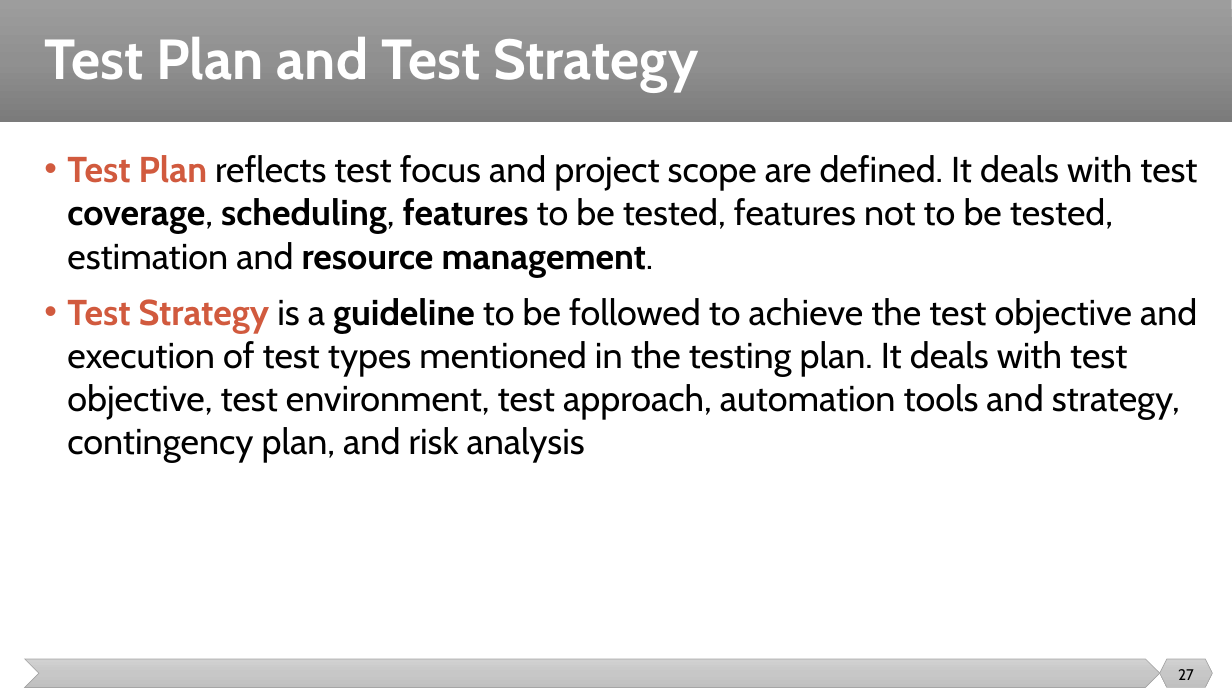
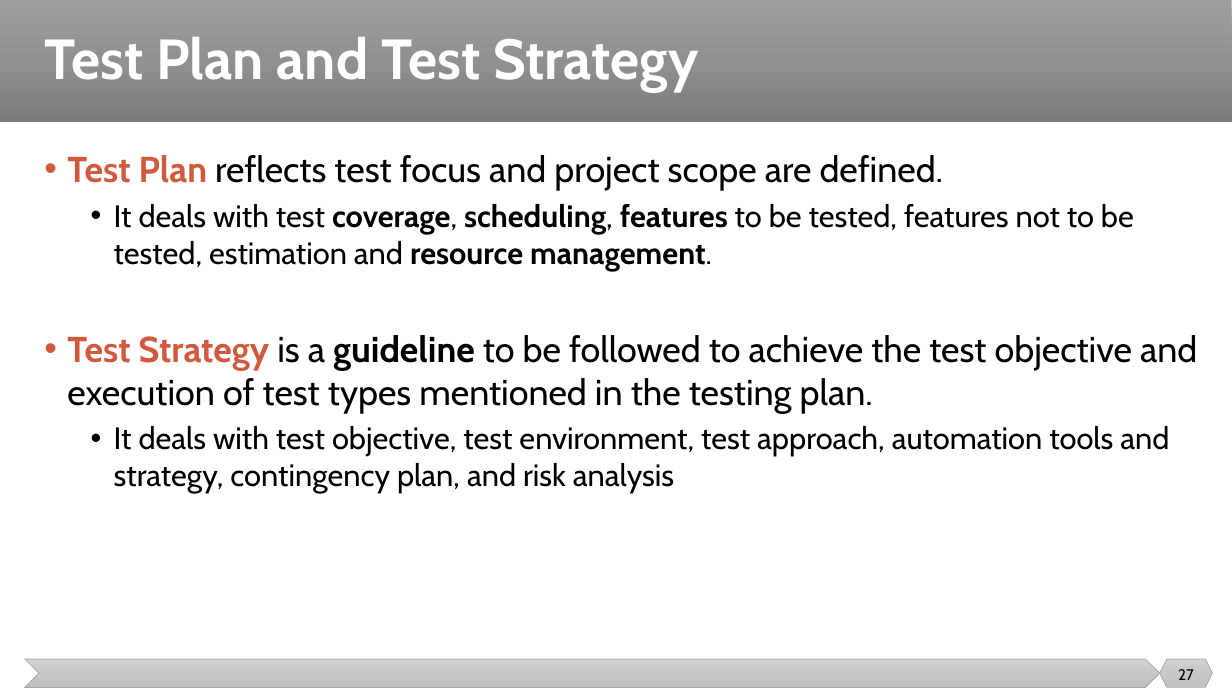
Before and after one commit to malenezi/malenezi, a slide deck: slide 27 of SE401/Lectures/5-Test Management/Test Management.pptx. Drawn at 1232x693 pixels with LibreOffice and Linux fonts; fonts in the diff are those of the drawing. Boxes give left, top, right and bottom in pixels: in the first picture for what was removed or moved away, otherwise in the second. Text is boxed around its words. In the diff, an @@ line names an element or a change of style, - is before the commit and + after.

Commit message:
man

```diff
--- a/SE401/Lectures/5-Test Management/Test Management.pptx
+++ b/SE401/Lectures/5-Test Management/Test Management.pptx
@@ text at bbox=[67, 155, 1197, 493]: text changed; size 28 to 24 pt @@
-• Test Plan reflects test focus and project scope are defined. It deals with test coverage, scheduling, features to be tested, features not to be tested, estimation and resource management.
-• Test Strategy is a guideline to be followed to achieve the test objective and execution of test types mentioned in the testing plan. It deals with test objective, test environment, test approach, automation tools and strategy, contingency plan, and risk analysis
+• Test Plan reflects test focus and project scope are defined.
+  • It deals with test coverage, scheduling, features to be tested, features not to be tested, estimation and resource management.
+• Test Strategy is a guideline to be followed to achieve the test objective and execution of test types mentioned in the testing plan.
+  • It deals with test objective, test environment, test approach, automation tools and strategy, contingency plan, and risk analysis
```
Also in this commit, not shown: 2 other slides changed.
